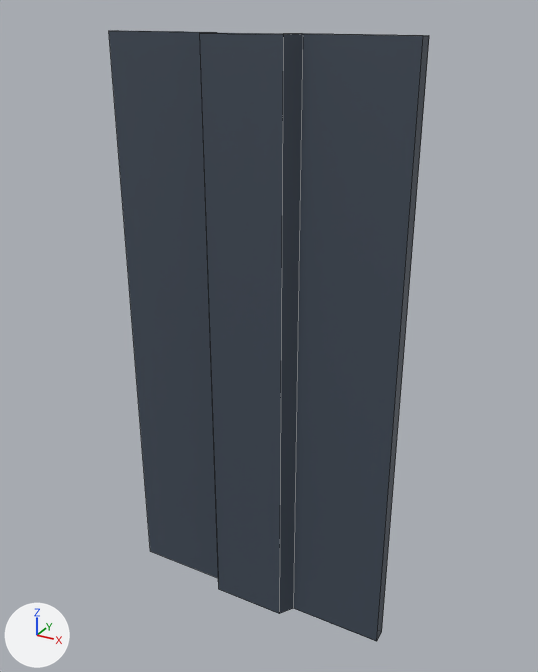
Two versions of the FBX model project-steampunk/Assets/Art/Models/Level3Props/Room0/Models/Wall01.fbx, one commit apart.
Rendered twice from a 50 mm lens placed at (1975.2, -162.7, -57.8), pointed at (1953.3, -122.9, -77.6). The lights are fixed; the arrows at lower left show +X, +Y and +Z. Mesh edges are drawn as thin lines. Where no turn or scale is listed for an object, it has been applied to the vertices.
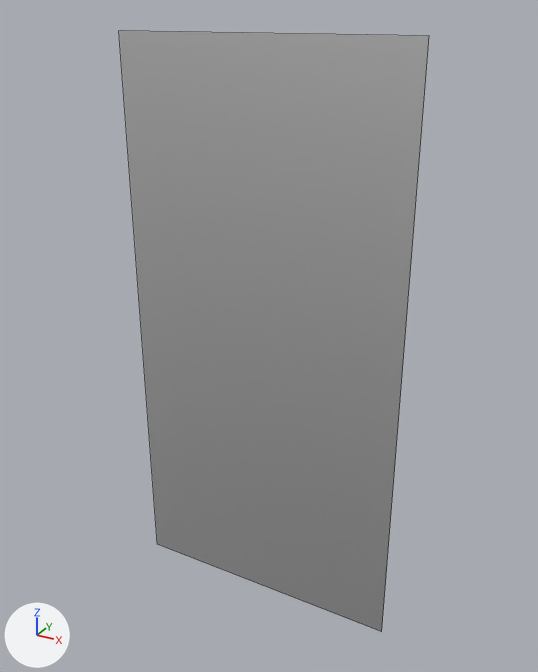
The newer file is also turned or shifted as a whole; pictures and numbers use the older file's frame.

The change, as JSON lines over the scene's bpy script:
```json
{"op": "add", "block": "img_stylized_28_metallicwall_metallic_jpg", "code": ["img_stylized_28_metallicwall_metallic_jpg = load_image('Stylized_28_MetallicWall_metallic.jpg', '../Textures/metallic_wall_147b23ec-9acb-45e1-8ae0-79941bd163d2/Stylized_28_MetallicWall_metallic.jpg', 2048, 2048, 'Non-Color')"]}
{"op": "add", "block": "mat_metallic_wall", "code": ["mat_metallic_wall = bpy.data.materials.new('Metallic Wall')", "mat_metallic_wall.use_nodes = True; mat_metallic_wall.node_tree.nodes.clear()", "_N = mat_metallic_wall.node_tree.nodes; _L = mat_metallic_wall.node_tree.links", "n0 = _N.new('ShaderNodeBsdfPrincipled'); n0.name = 'Principled BSDF'", "n1 = _N.new('ShaderNodeOutputMaterial'); n1.name = 'Material Output'", "n2 = _N.new('ShaderNodeTexImage'); n2.name = 'Image Texture'", "n2.image = img_stylized_28_metallicwall_metallic_jpg", "_L.new(n2.outputs[0], n0.inputs[1])  # 'Color' to 'Metallic'", "_L.new(n0.outputs[0], n1.inputs[0])  # 'BSDF' to 'Surface'"]}
{"block": "me_plane_007", "where": "# used by ob_plane_047; location = (1952.61, -124.33, -79.0)"}
{"op": "remove", "block": "me_plane_007", "code": "me_plane_007.from_pydata(...)  # 24 vertices, 22 faces; spans x -10.0..10.0, y -0.7..1.3, z -20.0..20.0"}
{"op": "remove", "block": "me_plane_007", "code": "me_plane_007.materials.append(mat_wall0)  # dark blue #424c5a"}
{"op": "add", "block": "me_plane_007", "code": "me_plane_007.from_pydata(...)  # 4 vertices, 1 face; spans x -10.0..10.0, y 1.3, z -20.0..20.0"}
{"block": "me_plane_007", "change": "me_plane_007 part 1"}
{"block": "me_plane_007", "change": "20 vertices are removed from x -10.0..10.0, y -0.7..1.3, z -20.0..20.0"}
{"block": "me_plane_007", "change": "22 faces are deleted"}
{"block": "me_plane_007", "change": "1 new face joins them"}
{"op": "add", "block": "me_plane_007", "code": "me_plane_007.materials.append(mat_metallic_wall)"}
```

What differs and where, as boxes [x1, y1, x2, y2] in the pictures (538 x 672 px):
```json
{"object": "Plane.047", "change": "reshaped", "before": [109, 30, 429, 642], "after": [119, 30, 429, 632]}
```
